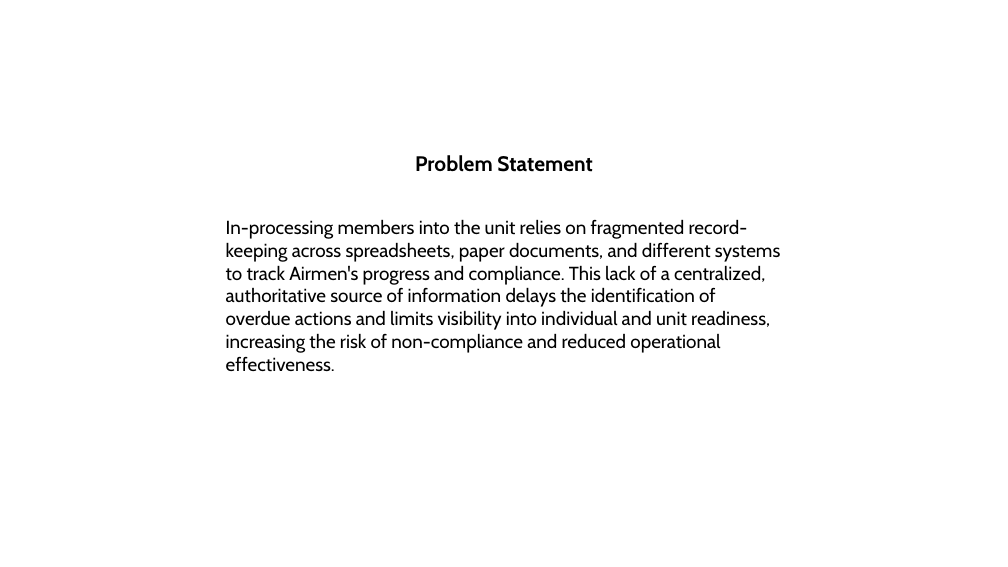
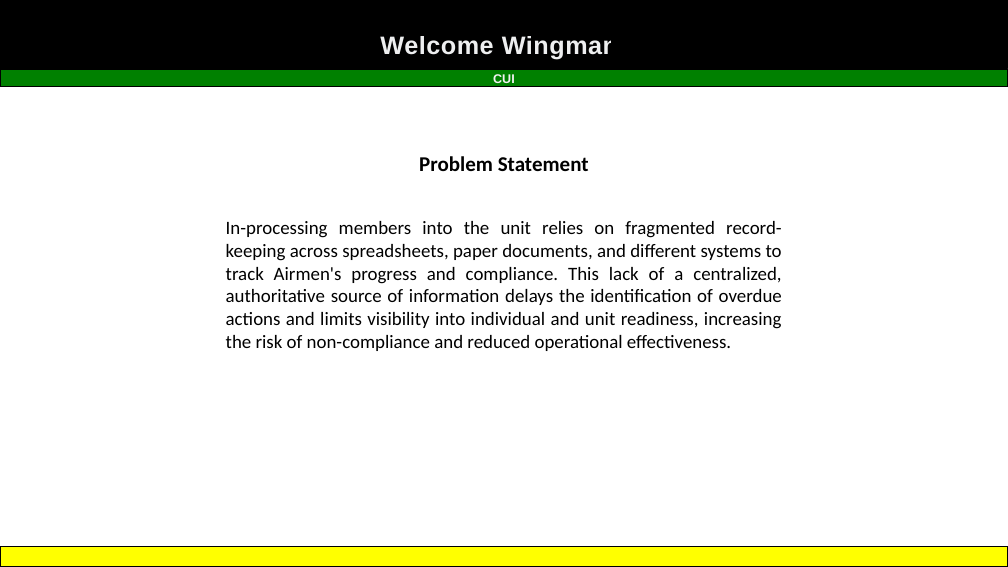
Before and after one commit to IslaChaos13/SDI-2026-Capstone, a slide deck: slide 2 of Presentation1.pptx. Drawn at 1008x567 pixels with LibreOffice and Linux fonts; fonts in the diff are those of the drawing; background and template pictures are left out. Boxes give left, top, right and bottom in pixels: in the first picture for what was removed or moved away, otherwise in the second. Text is boxed around its words. In the diff, an @@ line names an element or a change of style, - is before the commit and + after.

```diff
--- a/Presentation1.pptx
+++ b/Presentation1.pptx
@@ rectangle added at bbox=[0, 0, 1008, 68], fill #000000, outline #000000 0.75 pt @@
@@ text added at bbox=[380, 36, 618, 60], 24 pt, text #FCFCFD at 95% opacity, bold @@
+Welcome Wingman
@@ rectangle added at bbox=[1, 70, 1008, 86], fill #008000, outline #000000 1 pt @@
@@ text added at bbox=[493, 74, 515, 83], 12 pt, text #F2F2F2, bold @@
+CUI
@@ text "Problem Statement" at bbox=[419, 156, 589, 171]: font Cabin to Calibri @@
@@ text "In-processing members into the unit ..." at bbox=[226, 221, 782, 351]: font Cabin to Calibri; alignment left to justified @@
@@ rectangle added at bbox=[0, 547, 1008, 567], fill #FFFF00, outline #000000 1 pt @@
```
Also in this commit, not shown: 2 other slides changed, 1 other file.
